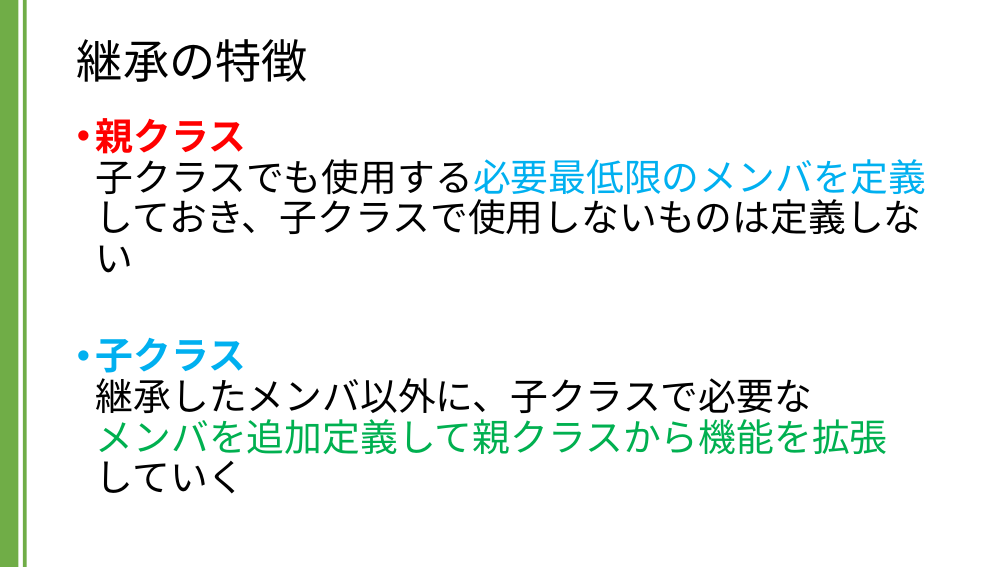
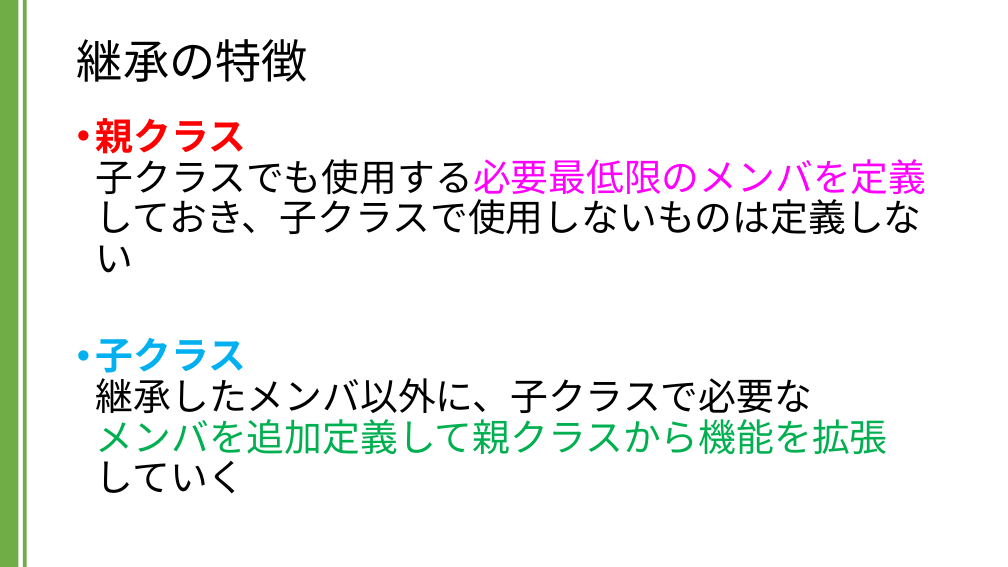
Before and after one commit to kic-murata/cpp2024, a slide deck: slide 19 of 授業資料/講義資料：継承とポリモーフィズム.pptx. Drawn at 1008x567 pixels with LibreOffice and Linux fonts; fonts in the diff are those of the drawing. Boxes give left, top, right and bottom in pixels: in the first picture for what was removed or moved away, otherwise in the second. Text is boxed around its words. In the diff, an @@ line names an element or a change of style, - is before the commit and + after.

```diff
--- a/授業資料/講義資料：継承とポリモーフィズム.pptx
+++ b/授業資料/講義資料：継承とポリモーフィズム.pptx
@@ text at (96,118,927,273): text colour #00B0F0 to #FF00FF in "子クラスでも使用する必要最低限のメンバを定義しておき、子クラスで使用しないものは定義しない" @@
```
Also in this commit, not shown: 5 other slides changed, 2 slides added.
